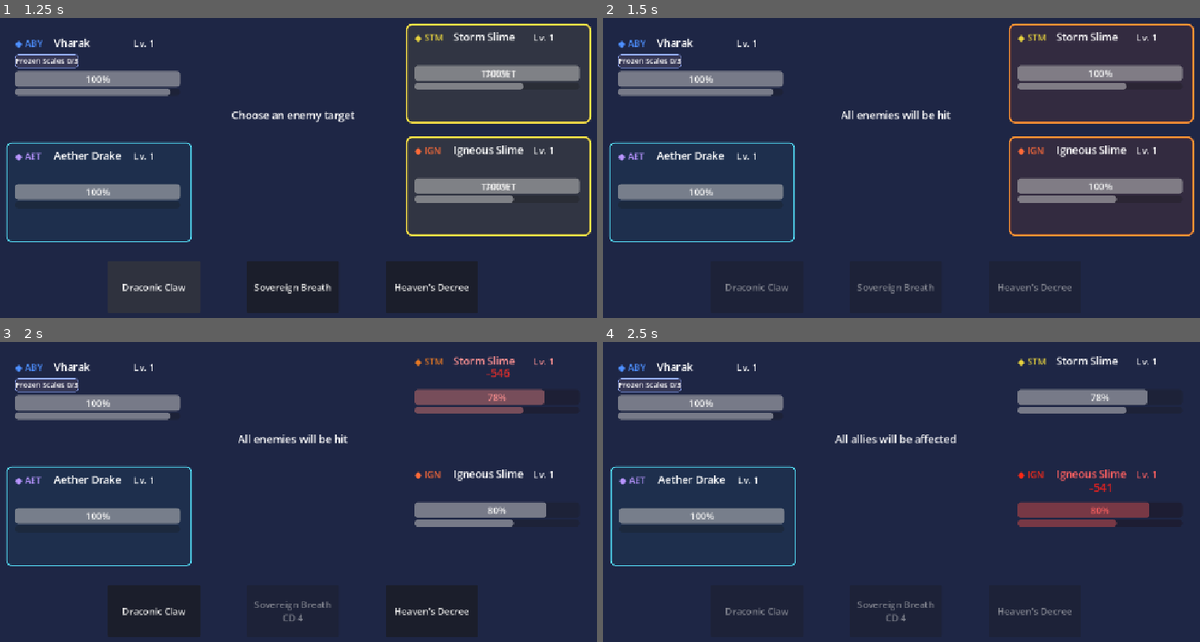
Above: before the commit, frames 1-4 (two rows, left to right).
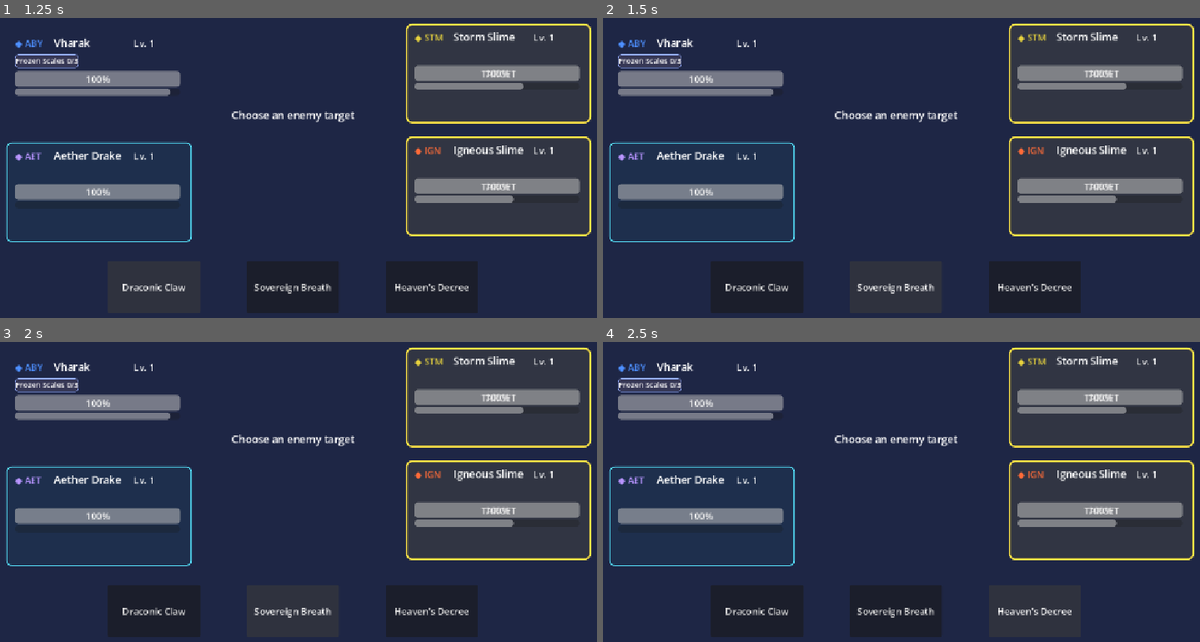
Above: after the commit, the same moments.

Repository: Akharyuu/monster-rpg
Game: Godot game, scene res://scenes/battle/battle_screen.tscn
Same seed, same stepped clock (60 frames per second), same inputs: the game is played once before the commit and once after it.
Inputs:
- Up to frame 1 (1.25 s): click "Draconic Claw" at 0.5 s
- Up to frame 2 (1.5 s): click "Sovereign Breath" at 1.25 s
- Up to frame 3 (2 s): no input
- Up to frame 4 (2.5 s): click "Heaven's Decree" at 2 s

Frame 1 is identical in both runs. In frame 2, 2.4% of the frame differs, in the area x 20-100%, y 1-92%; in frame 3, 5.1%; in frame 4, 6.3%, in the area x 1-100%, y 1-94%.

Commit message:
Lock player input during battle action resolution

Diff:
--- a/godot/scenes/battle/battle_screen.gd
+++ b/godot/scenes/battle/battle_screen.gd
@@ -29,6 +29,7 @@
 var battle_controller
 var pending_skill_slot := 0
 var battle_finished := false
+var action_in_progress := true
 
 
 func _ready() -> void:
@@ -83,6 +84,7 @@
     if battle_finished:
         return
 
+    action_in_progress = true
     pending_skill_slot = 0
     set_target_selection(false)
 
@@ -139,6 +141,7 @@
         turn_label.text = "YOUR TURN - %s" % (
             battle_controller.active_monster.monster_name
         )
+        action_in_progress = false
         update_skill_buttons()
     else:
         disable_skill_buttons()
@@ -154,6 +157,7 @@
 func request_player_skill(slot: int) -> void:
     if (
         battle_finished
+        or action_in_progress
         or battle_controller.active_monster == null
         or battle_controller.active_monster not in allies
     ):
@@ -172,6 +176,7 @@
         return
 
     if skill.target_type == "all_enemies":
+        action_in_progress = true
         await preview_aoe_targets()
         execute_player_skill(
             skill,
@@ -180,6 +185,7 @@
         return
 
     if skill.target_type == "all_allies":
+        action_in_progress = true
         turn_label.text = "All allies will be affected"
         await get_tree().create_timer(0.25).timeout
 
@@ -189,6 +195,7 @@
         )
         return
 
+    action_in_progress = true
     pending_skill_slot = slot
     set_target_selection(true)
     turn_label.text = "Choose an enemy target"
@@ -575,6 +582,7 @@
 
 func finish_battle(player_won: bool) -> void:
     battle_finished = true
+    action_in_progress = true
     pending_skill_slot = 0
 
     disable_skill_buttons()
